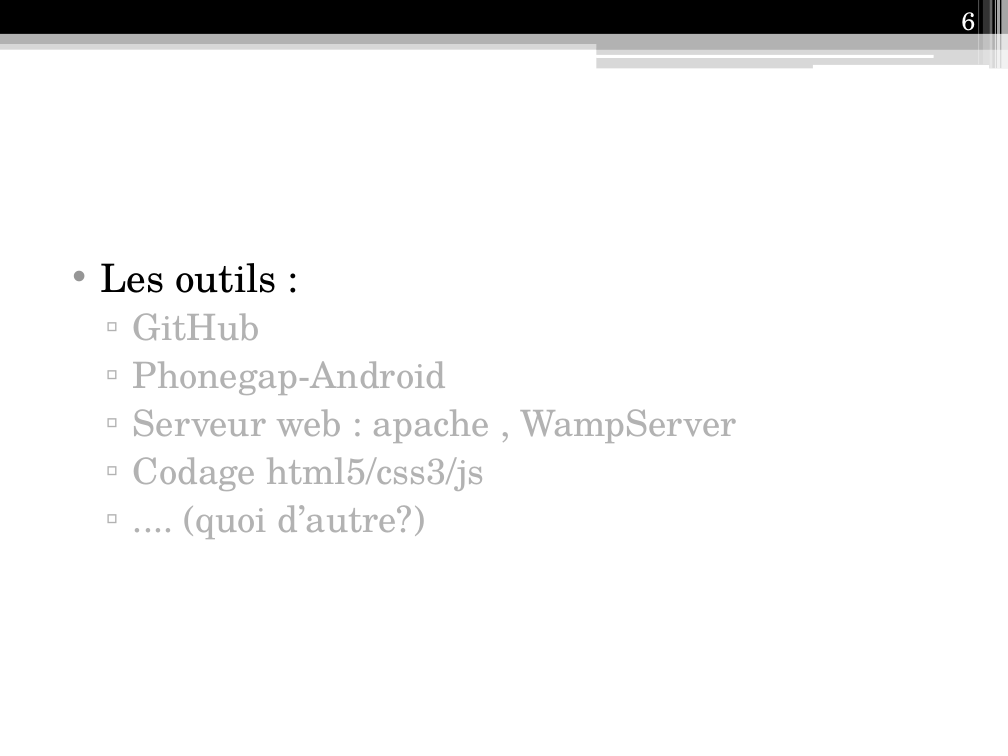
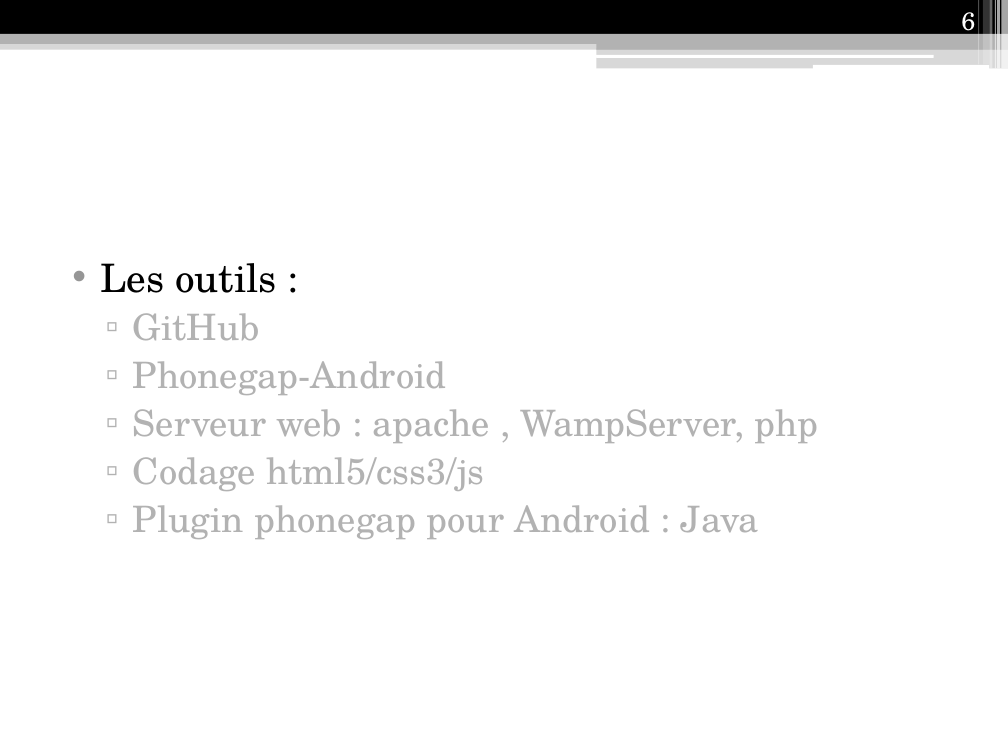
Before and after one commit to Anicky/Strangers-Phonegap, a slide deck: slide 6 of présentation/Présentation IF26.pptx. Drawn at 1008x756 pixels with LibreOffice and Linux fonts; fonts in the diff are those of the drawing. Boxes give left, top, right and bottom in pixels: in the first picture for what was removed or moved away, otherwise in the second. Text is boxed around its words. In the diff, an @@ line names an element or a change of style, - is before the commit and + after.

```diff
--- a/présentation/Présentation IF26.pptx
+++ b/présentation/Présentation IF26.pptx
@@ text at [133, 409, 819, 443]: text changed @@
-  ▫ Serveur web : apache , WampServer
+  ▫ Serveur web : apache , WampServer, php
@@ text at [133, 505, 759, 539]: text changed @@
-  ▫ .... (quoi d’autre?)
+  ▫ Plugin phonegap pour Android : Java
```
Also in this commit, not shown: 6 other slides changed.
